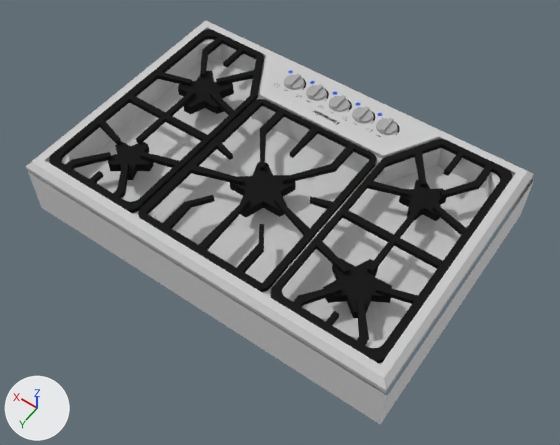
Renders of the Blender file Cook Tops/Thermador SGS305FS.blend from each side of a commit.
The view is the same before and after, from a 50 mm camera at (-0.171, 0.522, 1.1) aimed at (0.365, -0.229, -0.079). Arrows for +X, +Y and +Z are at lower left; the lights stay in place.

The first picture shows 'MESH.Thermador SGS305FS', 'MESH.Thermador SGS305FS.Cutout'.
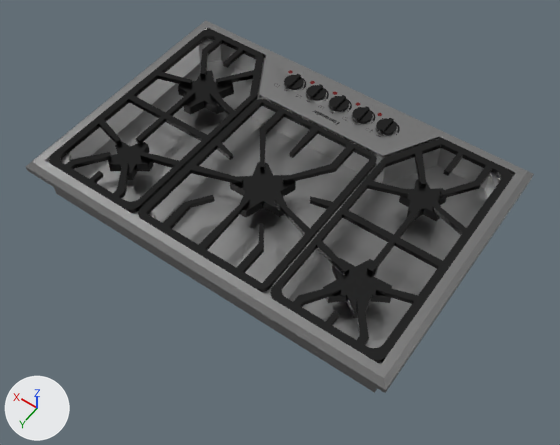
Location of each change, (x1, y1, x2, y2) in pixels of the pictures (560 x 445 px):
'MESH.Thermador SGS305FS.Cutout', hidden
    before: (28, 171, 535, 424)
part 1 of me_mesh_001, recoloured (grey to black)
    both: (49, 29, 512, 363)
part 2 of me_mesh_001, recoloured
    both: (25, 20, 534, 393)
part 3 of me_mesh_001, recoloured (grey to black)
    both: (284, 74, 397, 135)
part 4 of me_mesh_001, recoloured
    both: (288, 70, 382, 116)

The change, as a diff of the scene's bpy script:
```diff
--- a/Cook Tops/Thermador SGS305FS.blend.py
+++ b/Cook Tops/Thermador SGS305FS.blend.py
@@ ng_specularreflexion_002 @@
+ng_specularreflexion_002 = bpy.data.node_groups.new('SpecularReflexion.002', 'ShaderNodeTree')
+# nodes: BsdfAnisotropic, Math, MixShader
+# colours: white #e7e7e7
@@ ng_contrastglossy_002 @@
+ng_contrastglossy_002 = bpy.data.node_groups.new('ContrastGlossy.002', 'ShaderNodeTree')
+# nodes: BrightContrast, BsdfAnisotropic, Fresnel, Math, Mix, MixShader
+# colours: grey #bcbcbc
@@ ng_colors_002 @@
+ng_colors_002 = bpy.data.node_groups.new('Colors.002', 'ShaderNodeTree')
+# nodes: RGB
+# colours: white #e7e7e7, grey #aaaaaa, black #343434, yellow #e7e700, orange #bc8300, red #b60000, pink #da95bc, pink #aa007c
@@ ng_brushed @@
+ng_brushed = bpy.data.node_groups.new('Brushed', 'ShaderNodeTree')
+# nodes: Mapping, TexNoise, ValToRGB
+# colours: black #000000, grey #737373, white #ffffff
@@ ng_colors_005 @@
+ng_colors_005 = bpy.data.node_groups.new('Colors.005', 'ShaderNodeTree')
+# nodes: RGB
+# colours: white #e7e7e7, grey #aaaaaa, black #343434, yellow #e7e700, orange #bc8300, red #b60000, pink #da95bc, pink #aa007c
@@ ng_contrastglossy_005 @@
+ng_contrastglossy_005 = bpy.data.node_groups.new('ContrastGlossy.005', 'ShaderNodeTree')
+# nodes: BrightContrast, BsdfAnisotropic, Fresnel, Math, Mix, MixShader
+# colours: grey #bcbcbc
@@ ng_specularreflexion_005 @@
+ng_specularreflexion_005 = bpy.data.node_groups.new('SpecularReflexion.005', 'ShaderNodeTree')
+# nodes: BsdfAnisotropic, Math, MixShader
+# colours: white #e7e7e7
@@ mat_red_anodized_metal @@
+mat_red_anodized_metal = bpy.data.materials.new('Red Anodized Metal')
+# nodes: Fresnel, Group, LayerWeight, OutputMaterial
+# colours: white #e7e7e7
@@ mat_stainless_steel @@
+mat_stainless_steel = bpy.data.materials.new('Stainless Steel')
+# nodes: BsdfAnisotropic, Bump, Fresnel, Gamma, Group, LayerWeight, MixShader, OutputMaterial, TexCoord, ValToRGB
+# colours: grey #b1b1b1, dark grey #595959
@@ mat_black_anodized_metal @@
+mat_black_anodized_metal = bpy.data.materials.new('Black Anodized Metal')
+# nodes: Fresnel, Group, LayerWeight, OutputMaterial
+# colours: white #e7e7e7
@@ me_mesh_001 @@
 me_mesh_001.from_pydata(...)  # 3602 vertices, 1401 faces; spans x 0.3..38.7, y -82.6..-0.3, z -3.7..1.5
 # used by ob_mesh_thermador_sgs305fs; parent = ob_bpassembly_thermador_sgs305fs; location = (0.0, 0.0, 0.0); scale = (0.0205, 0.00656, 0.0205)
-me_mesh_001.materials.append(mat_mtl_stainless_steel)
-me_mesh_001.materials.append(mat_default)
+# me_mesh_001 part 1: all 1052 faces that had it switch from mat_color_008 to mat_black_anodized_metal
+# me_mesh_001 part 2: all 118 faces that had it switch from mat_4 to mat_stainless_steel
+# me_mesh_001 part 3: all 215 faces that had it switch from mat_color_003_1 to mat_black_anodized_metal
+# me_mesh_001 part 4: all 5 faces that had it switch from mat_color_i02 to mat_red_anodized_metal
@@ ob_mesh_thermador_sgs305fs_cutout @@
 ob_mesh_thermador_sgs305fs_cutout.location = (0.0, 0.0, 0.0)
+ob_mesh_thermador_sgs305fs_cutout.hide_viewport = True
```
